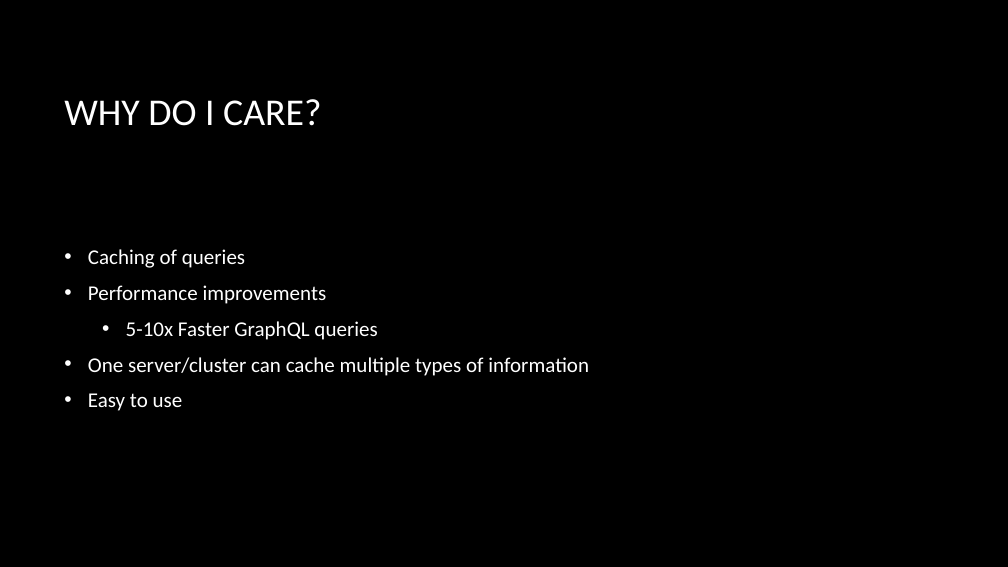
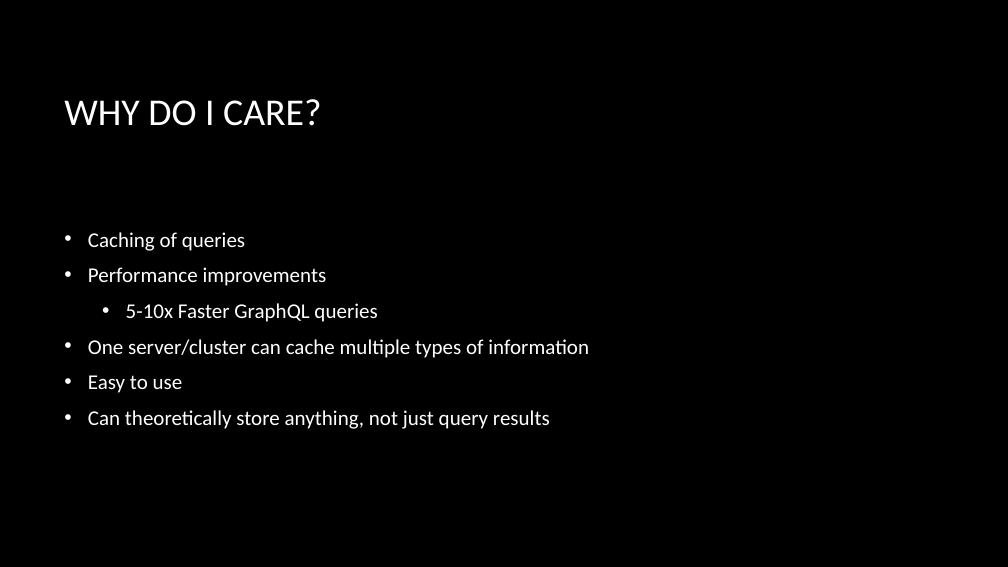
Before and after one commit to zoldham/Redis-Intro, a slide deck: slide 3 of Presenters/Presentation.pptx. Drawn at 1008x567 pixels with LibreOffice and Linux fonts; fonts in the diff are those of the drawing; background and template pictures are left out. Boxes give left, top, right and bottom in pixels: in the first picture for what was removed or moved away, otherwise in the second. Text is boxed around its words. In the diff, an @@ line names an element or a change of style, - is before the commit and + after.

```diff
--- a/Presenters/Presentation.pptx
+++ b/Presenters/Presentation.pptx
@@ text at box(88, 410, 550, 429): paragraph added @@
+• Can theoretically store anything, not just query results
```
Also in this commit, not shown: 3 other slides changed, 2 other files.
